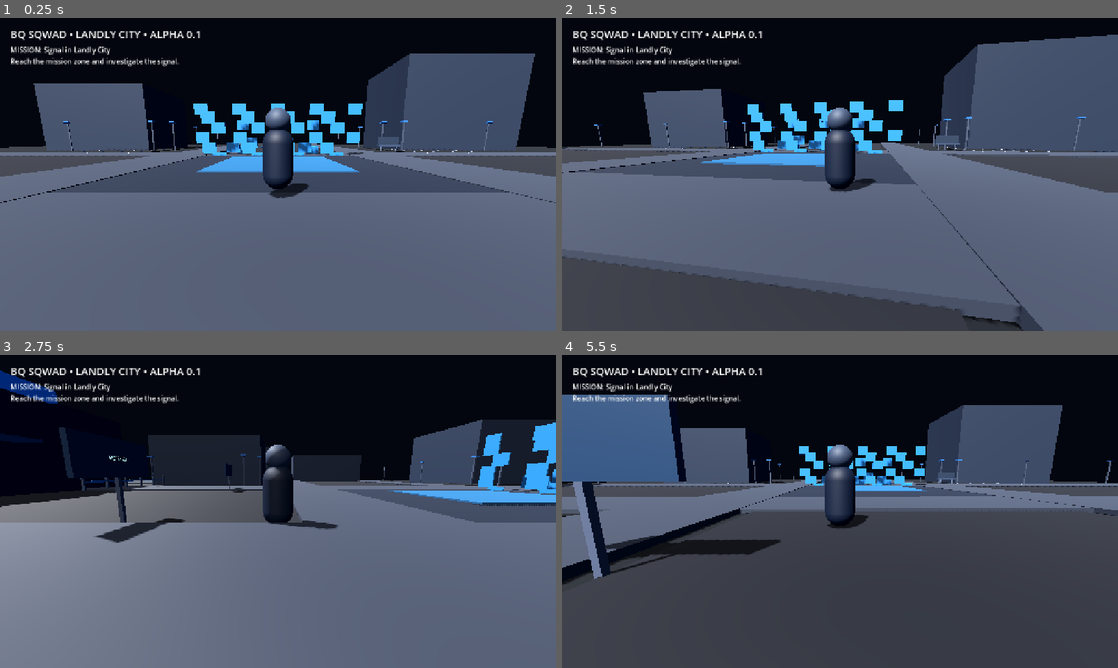
Above: before the commit, frames 1-4 (two rows, left to right).
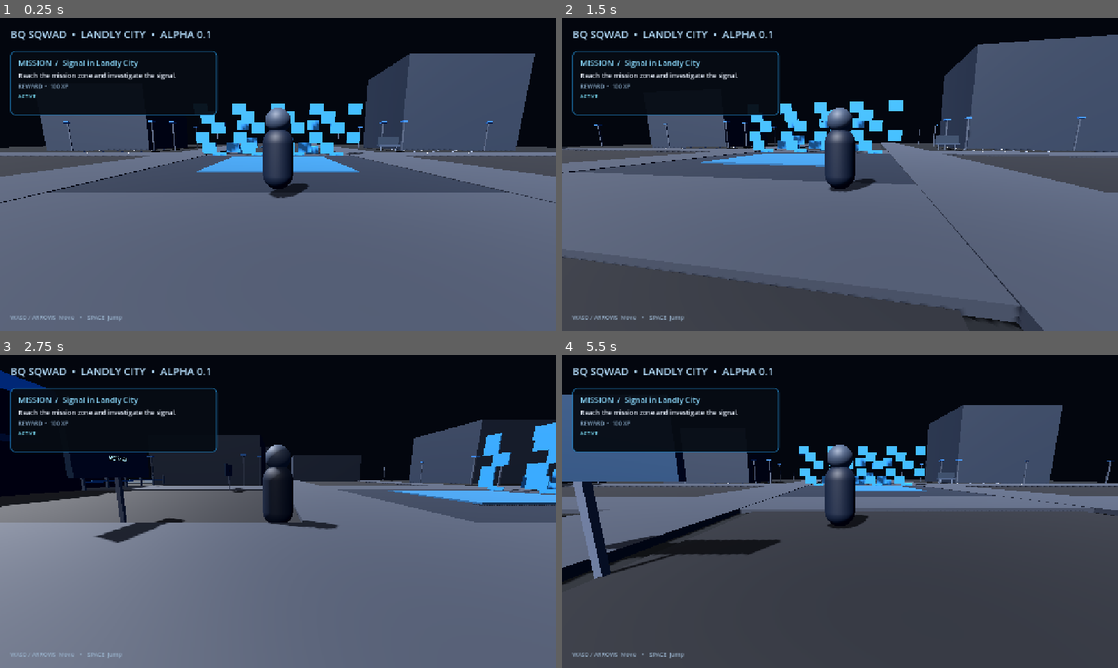
Above: after the commit, the same moments.

Repository: Bqsqwadtechnologies/Bq-sqwad-game-
Game: Godot game, scene res://scenes/main.tscn
Two runs of this game, one before a commit and one after it. Both use one fixed random seed, a clock stepped at 60 frames per second and the inputs below.
Inputs:
- Up to frame 1 (0.25 s): no input
- Up to frame 2 (1.5 s): hold D (move_right) 0.53-1.28 s; tap Space (jump) at 0.77 s; hold S (move_back) from 1.28 s (still down)
- Up to frame 3 (2.75 s): tap Space (jump) at 1.52 s; release S (move_back) at 2.03 s; hold D (move_right) from 2.03 s (still down)
- Up to frame 4 (5.5 s): release D (move_right) at 2.78 s; hold W (move_forward) 2.78-3.53 s; tap Space (jump) at 3.02, 3.77, 4.52 s; hold A (move_left) 3.53-5.03 s; hold S (move_back) from 5.03 s (still down)

The runs differ from the first frame. In frame 1, 4.0% of the frame differs, in the area x 1-40%, y 4-97%; in frame 2, 3.2%; in frame 3, 2.9%; in frame 4, 5.6%.

Commit message:
Build professional mission HUD for Alpha 0.1

Diff:
--- a/scenes/main.tscn
+++ b/scenes/main.tscn
@@ -1,8 +1,9 @@
-[gd_scene load_steps=7 format=3]
+[gd_scene load_steps=9 format=3]
 
 [ext_resource type="Script" path="res://scripts/main.gd" id="1_main"]
 [ext_resource type="PackedScene" path="res://scenes/player.tscn" id="2_player"]
 [ext_resource type="Script" path="res://scripts/mission_system.gd" id="3_mission"]
+[ext_resource type="Script" path="res://scripts/mission_hud.gd" id="4_hud"]
 
 [sub_resource type="Environment" id="Environment_main"]
 background_mode = 1
@@ -14,6 +15,33 @@
 
 [sub_resource type="BoxShape3D" id="SpawnFloor"]
 size = Vector3(6, 0.2, 6)
+
+[sub_resource type="StyleBoxFlat" id="HudPanel"]
+bg_color = Color(0.025, 0.045, 0.075, 0.94)
+border_width_left = 2
+border_width_top = 2
+border_width_right = 2
+border_width_bottom = 2
+border_color = Color(0.12, 0.48, 0.72, 0.9)
+corner_radius_top_left = 10
+corner_radius_top_right = 10
+corner_radius_bottom_right = 10
+corner_radius_bottom_left = 10
+content_margin_left = 18.0
+content_margin_top = 14.0
+content_margin_right = 18.0
+content_margin_bottom = 14.0
+
+[sub_resource type="StyleBoxFlat" id="StatusPanel"]
+bg_color = Color(0.04, 0.16, 0.22, 0.9)
+corner_radius_top_left = 6
+corner_radius_top_right = 6
+corner_radius_bottom_right = 6
+corner_radius_bottom_left = 6
+content_margin_left = 8.0
+content_margin_top = 4.0
+content_margin_right = 8.0
+content_margin_bottom = 4.0
 
 [node name="LandlyCity" type="Node3D"]
 script = ExtResource("1_main")
@@ -37,16 +65,54 @@
 offset_top = 20.0
 offset_right = 650.0
 offset_bottom = 70.0
+theme_override_colors/font_color = Color(0.72, 0.88, 1, 1)
 theme_override_font_sizes/font_size = 24
-text = "BQ SQWAD • LANDLY CITY • ALPHA 0.1"
+text = "BQ SQWAD  •  LANDLY CITY  •  ALPHA 0.1"
 
-[node name="MissionLabel" type="Label" parent="."]
+[node name="MissionHUD" type="CanvasLayer" parent="."]
+script = ExtResource("4_hud")
+
+[node name="Panel" type="PanelContainer" parent="MissionHUD"]
 offset_left = 24.0
-offset_top = 62.0
+offset_top = 76.0
+offset_right = 500.0
+offset_bottom = 224.0
+theme_override_styles/panel = SubResource("HudPanel")
+
+[node name="Margin" type="MarginContainer" parent="MissionHUD/Panel"]
+
+[node name="VBox" type="VBoxContainer" parent="MissionHUD/Panel/Margin"]
+theme_override_constants/separation = 5
+
+[node name="MissionTitle" type="Label" parent="MissionHUD/Panel/Margin/VBox"]
+theme_override_colors/font_color = Color(0.55, 0.86, 1, 1)
+theme_override_font_sizes/font_size = 18
+text = "MISSION  /  SIGNAL IN LANDLY CITY"
+
+[node name="Objective" type="Label" parent="MissionHUD/Panel/Margin/VBox"]
+theme_override_colors/font_color = Color(0.92, 0.95, 1, 1)
+theme_override_font_sizes/font_size = 15
+text = "Reach the mission zone and investigate the signal."
+autowrap_mode = 2
+
+[node name="Reward" type="Label" parent="MissionHUD/Panel/Margin/VBox"]
+theme_override_colors/font_color = Color(0.55, 0.68, 0.8, 1)
+theme_override_font_sizes/font_size = 13
+text = "REWARD  •  100 XP"
+
+[node name="Status" type="Label" parent="MissionHUD/Panel/Margin/VBox"]
+theme_override_colors/font_color = Color(0.5, 0.9, 1, 1)
+theme_override_font_sizes/font_size = 12
+text = "ACTIVE"
+
+[node name="Hint" type="Label" parent="MissionHUD"]
+offset_left = 24.0
+offset_top = 680.0
 offset_right = 700.0
-offset_bottom = 120.0
-theme_override_font_sizes/font_size = 16
-text = "MISSION: Signal in Landly City\nReach the mission zone and investigate the signal."
+offset_bottom = 708.0
+theme_override_colors/font_color = Color(0.6, 0.7, 0.8, 0.9)
+theme_override_font_sizes/font_size = 13
+text = "WASD / ARROWS  Move    •    SPACE  Jump"
 
 [node name="FloorMarker" type="StaticBody3D" parent="."]
 position = Vector3(0, -0.05, 8)
